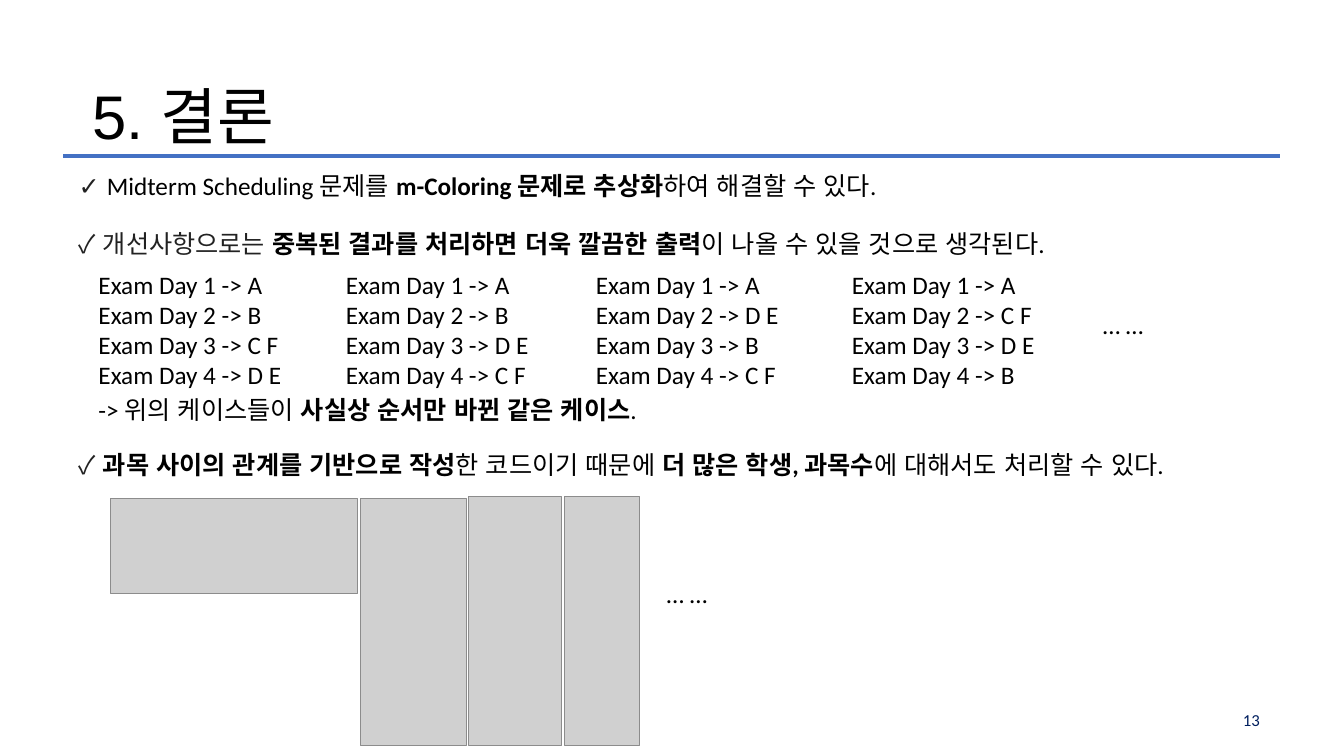
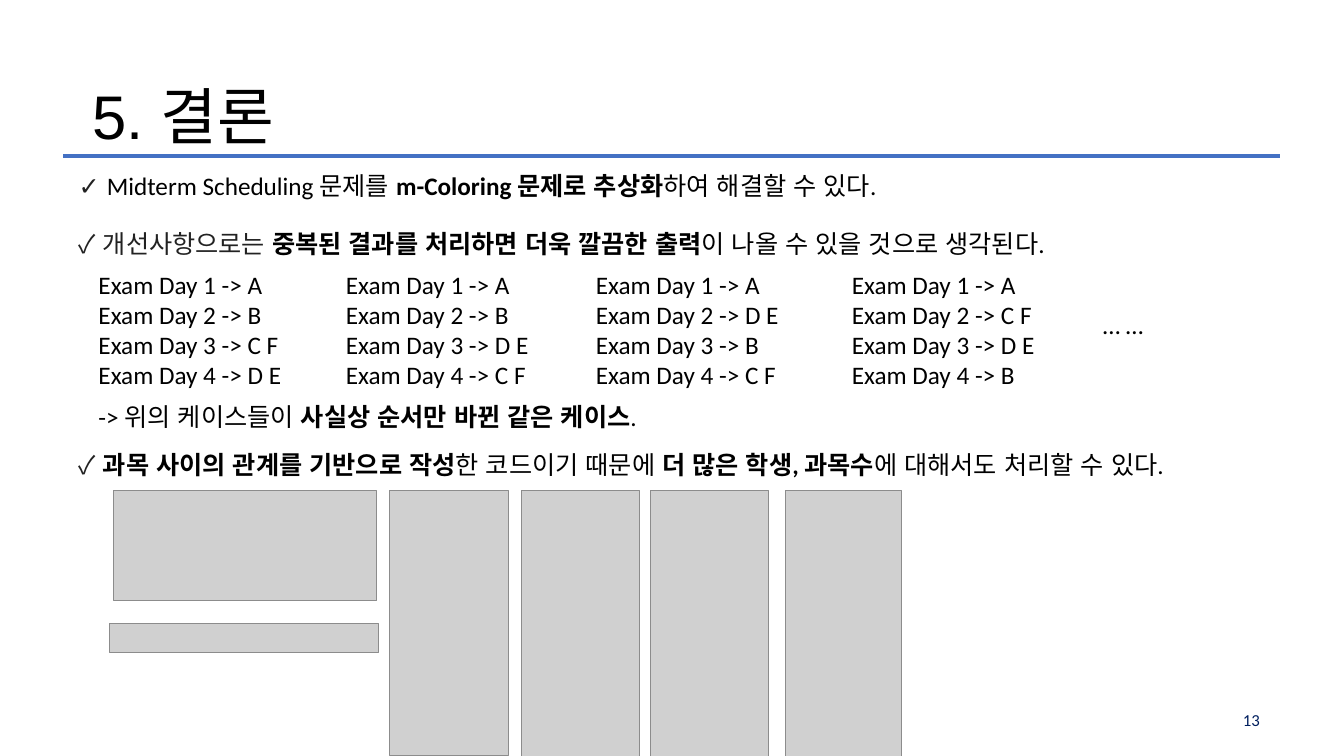
Before and after one commit to Much3m/Exam_Scheduler, a slide deck: slide 13 of MidtermPj_2018440017_김민석(발표용).pptx. Drawn at 1344x756 pixels with LibreOffice and Linux fonts; fonts in the diff are those of the drawing; grey boxes stand for pictures; background and template pictures are left out. Boxes give left, top, right and bottom in pixels: in the first picture for what was removed or moved away, otherwise in the second. Text is boxed around its words. In the diff, an @@ line names an element or a change of style, - is before the commit and + after.

```diff
--- a/MidtermPj_2018440017_김민석(발표용).pptx
+++ b/MidtermPj_2018440017_김민석(발표용).pptx
@@ text "-> 위의 케이스들이 사실상 순서만 ...": place and size @@
-text "-> 위의 케이스들이 사실상 순서만 ..." at [124,398,637,422]
+text "-> 위의 케이스들이 사실상 순서만 ..." at [124,405,637,429]
@@ picture: place and size @@
-picture at [111,498,357,593]
+picture at [114,491,377,602]
@@ picture removed at [360,498,466,745] @@
@@ picture added at [390,491,508,756] @@
@@ picture removed at [469,497,562,746] @@
@@ picture: place and size @@
-picture at [565,497,640,746]
+picture at [521,491,639,756]
@@ picture added at [651,491,769,756] @@
@@ picture added at [785,491,902,756] @@
@@ text removed at [657,574,719,614] @@
-… …
@@ picture added at [109,623,378,652] @@
```
Also in this commit, not shown: 1 other slide changed, 2 other files.
